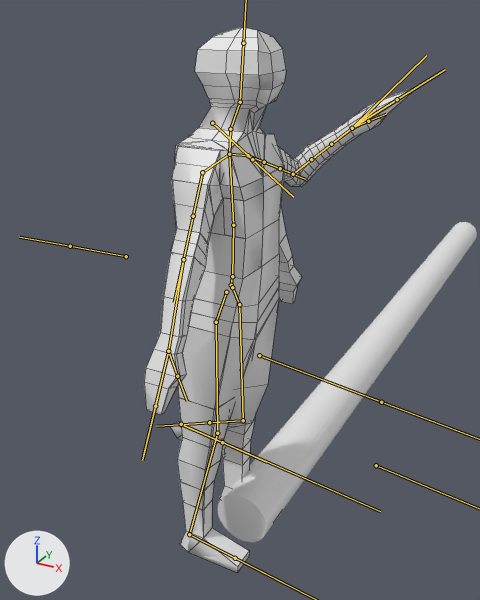
The FBX model Elderland/Assets/Models/Player/PlayerAnatomyRig.fbx as it was, and as the next commit left it.
The view is the same before and after, from a camera (50 mm lens) standing at (2.39, -4.38, 4.47) and looking at (-0.09, 0.13, 2.21). The lights are fixed; the arrows at lower left show +X, +Y and +Z. Both versions are drawn at frame 91 of the action 'Armature|TestAnimation'; the numbers are the values there. The bones that bend it are drawn over the model as lines. Mesh edges are drawn as thin lines on the coarser meshes.

Objects in the first picture: 'Cylinder', 'Model', 'Model Pre Armature'.
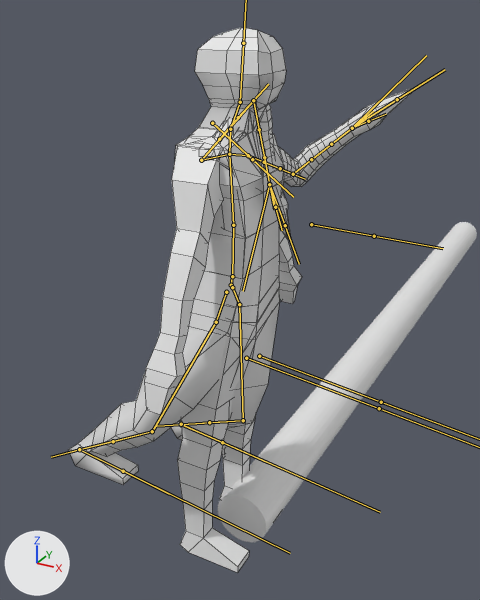
The change in detail:
Bone 'Hip_R' (bone_hip_r) turns from (0, 3, 1) to (14, 25, 47) degrees about its own x, y and z.
Bone 'Ankle_R' (bone_ankle_r) turns from (0, 0, 0) to (50, 2, -5) degrees about its own x, y and z.
Bone 'Foot_R' (bone_foot_r) turns from (1, 0, -3) to (-41, -6, -55) degrees about its own x, y and z.
Bone 'Collar_R' (bone_collar_r) turns from (0, 0, 0) to (15, 1, 0) degrees about its own x, y and z.
Bone 'UpperArmTwist1_R' (bone_upperarmtwist1_r) turns from (-1, 0, 0) to (108, 76, -58) degrees about its own x, y and z.
Bone 'UpperArm_R' (bone_upperarm_r) turns from (-1, -13, 1) to (164, -31, 22) degrees about its own x, y and z.
Bone 'LowerArm_R' (bone_lowerarm_r) turns from (0, 0, 0) to (-46, -37, -77) degrees about its own x, y and z.
Bone 'Hand_R' (bone_hand_r) turns from (1, 13, -1) to (0, 0, 0) degrees about its own x, y and z.
Bone 'Right Leg IK' (bone_right_leg_ik) moves from (0.0, 0.0, 0.0) to (-0.3, -1.04, -0.74).
Bone 'Right Arm IK' (bone_right_arm_ik) moves from (0.0, 0.0, 0.0) to (0.12, -1.36, 0.77).

What differs and where, as boxes (x1, y1, x2, y2) in the pictures (480 x 600 px):
'Model', posed (28% wider, 16% shorter)
    before: (144, 36, 412, 573)
    after: (69, 36, 412, 485)
bone 'Hip_R', root to tip
    before: (216, 322) to (217, 433)
    after: (216, 322) to (152, 432)
bone 'Ankle_R', root to tip
    before: (217, 433) to (189, 534)
    after: (152, 431) to (79, 449)
bone 'Foot_R', root to tip
    before: (189, 534) to (235, 558)
    after: (79, 449) to (123, 471)
bone 'Collar_R', root to tip
    before: (229, 154) to (202, 172)
    after: (229, 154) to (201, 160)
bone 'UpperArmTwist1_R', root to tip
    before: (202, 172) to (193, 216)
    after: (201, 160) to (219, 139)
bone 'UpperArm_R', root to tip
    before: (202, 172) to (183, 259)
    after: (201, 160) to (253, 100)
bone 'LowerArm_R', root to tip
    before: (183, 259) to (168, 351)
    after: (253, 100) to (269, 184)
bone 'Hand_R', root to tip
    before: (168, 351) to (155, 406)
    after: (269, 184) to (285, 225)
bone 'Right Arm IK', root to tip
    before: (168, 351) to (143, 455)
    after: (269, 184) to (243, 291)
